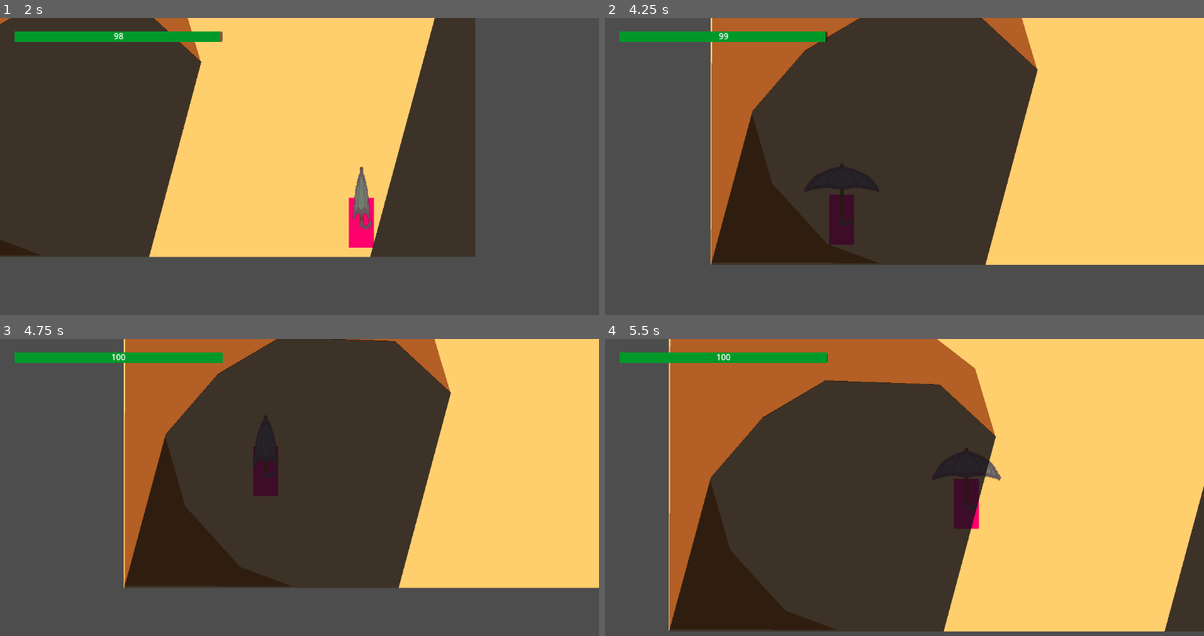
Above: before the commit, frames 1-4 (two rows, left to right).
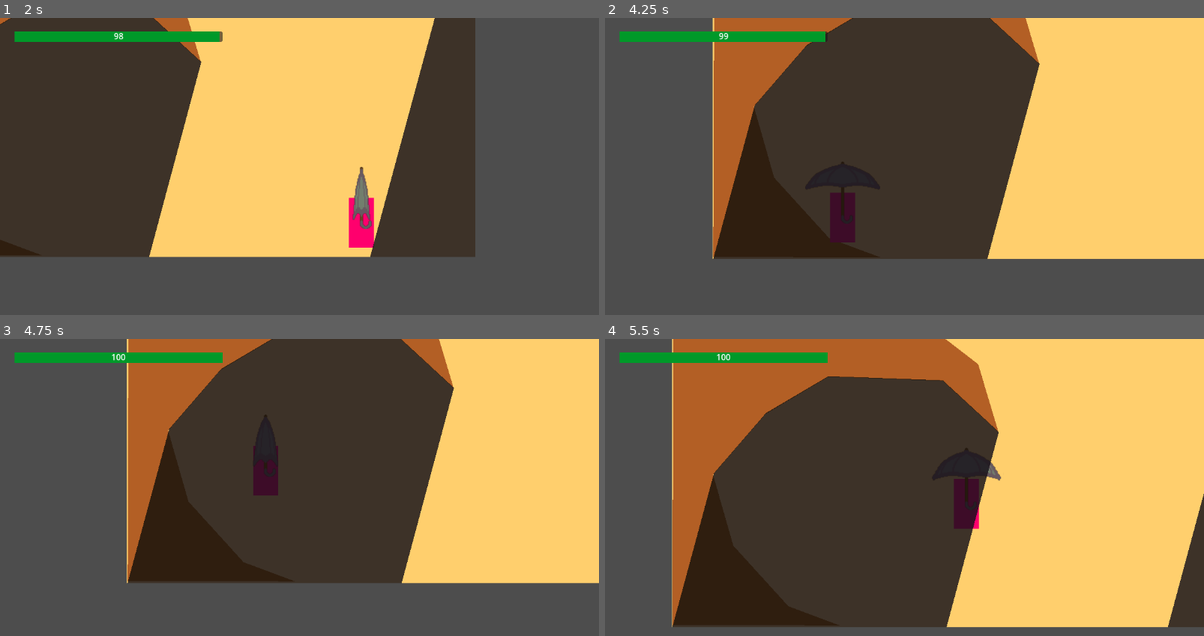
Above: after the commit, the same moments.

Repository: Niimphu/NewbieGameJam2023
Game: Godot game, scene res://Levels/Level_1.tscn
The game is run twice, just before and just after one commit, with the same random seed, the same clock (stepped at 60 frames per second) and the same inputs.
Inputs:
- Up to frame 1 (2 s): hold D (move_right) from 0.53 s (still down); tap K (toggle_parasol) at 0.6, 1.35 s; tap Space (jump) at 0.77, 1.52 s
- Up to frame 2 (4.25 s): release D (move_right) at 2.03 s; hold A (move_left) from 2.03 s (still down); tap K (toggle_parasol) at 2.1, 2.85, 3.6 s; tap Space (jump) at 3.02, 3.77 s
- Up to frame 3 (4.75 s): release A (move_left) at 4.28 s; hold D (move_right) from 4.28 s (still down); tap K (toggle_parasol) at 4.35 s; tap Space (jump) at 4.52 s
- Up to frame 4 (5.5 s): keep holding D (move_right); tap K (toggle_parasol) at 5.1 s

Frame 1 is identical in both runs. In frame 2, 3.4% of the frame differs, in the area x 17-100%, y 0-84%; in frame 3, 3.5%; in frame 4, 4.2%, in the area x 10-100%, y 0-99%.

Commit message:
Changed Player collision shape to a Capsule
Changed Player collision shape to a capsule to make traversing the terrain smoother.

Diff:
--- a/Characters/Player/Player.tscn
+++ b/Characters/Player/Player.tscn
@@ -6,8 +6,9 @@
 [ext_resource type="SpriteFrames" uid="uid://qaknhgla8llv" path="res://Characters/Player/Parasol/ParasolAnimationFrames.tres" id="3_80ogd"]
 [ext_resource type="Script" path="res://Characters/Player/Parasol/Parasol.gd" id="4_c045m"]
 
-[sub_resource type="RectangleShape2D" id="RectangleShape2D_o6vtc"]
-size = Vector2(48, 96)
+[sub_resource type="CapsuleShape2D" id="CapsuleShape2D_vmqq7"]
+radius = 24.0
+height = 96.0
 
 [sub_resource type="RectangleShape2D" id="RectangleShape2D_fxoem"]
 size = Vector2(2, 10)
@@ -26,15 +27,13 @@
 texture = ExtResource("1_l7vhe")
 
 [node name="CollisionShape2D" type="CollisionShape2D" parent="."]
-shape = SubResource("RectangleShape2D_o6vtc")
+shape = SubResource("CapsuleShape2D_vmqq7")
 
 [node name="ShadowCheckingAreas" type="Node2D" parent="."]
-metadata/_edit_lock_ = true
 
 [node name="ShadowCheckAreaBottomLeft" type="Area2D" parent="ShadowCheckingAreas"]
 position = Vector2(-24, 43)
 collision_layer = 16384
-metadata/_edit_lock_ = true
 
 [node name="ShadowCheckShape" type="CollisionShape2D" parent="ShadowCheckingAreas/ShadowCheckAreaBottomLeft"]
 shape = SubResource("RectangleShape2D_fxoem")
@@ -43,7 +42,6 @@
 [node name="ShadowCheckAreaBottomRight" type="Area2D" parent="ShadowCheckingAreas"]
 position = Vector2(24, 43)
 collision_layer = 16384
-metadata/_edit_lock_ = true
 
 [node name="ShadowCheckShape" type="CollisionShape2D" parent="ShadowCheckingAreas/ShadowCheckAreaBottomRight"]
 shape = SubResource("RectangleShape2D_fxoem")
@@ -52,7 +50,6 @@
 [node name="ShadowCheckAreaTopLeft" type="Area2D" parent="ShadowCheckingAreas"]
 position = Vector2(-24, -43)
 collision_layer = 16384
-metadata/_edit_lock_ = true
 
 [node name="ShadowCheckShape" type="CollisionShape2D" parent="ShadowCheckingAreas/ShadowCheckAreaTopLeft"]
 shape = SubResource("RectangleShape2D_fxoem")
@@ -61,7 +58,6 @@
 [node name="ShadowCheckAreaTopRight" type="Area2D" parent="ShadowCheckingAreas"]
 position = Vector2(24, -43)
 collision_layer = 16384
-metadata/_edit_lock_ = true
 
 [node name="ShadowCheckShape" type="CollisionShape2D" parent="ShadowCheckingAreas/ShadowCheckAreaTopRight"]
 shape = SubResource("RectangleShape2D_fxoem")
